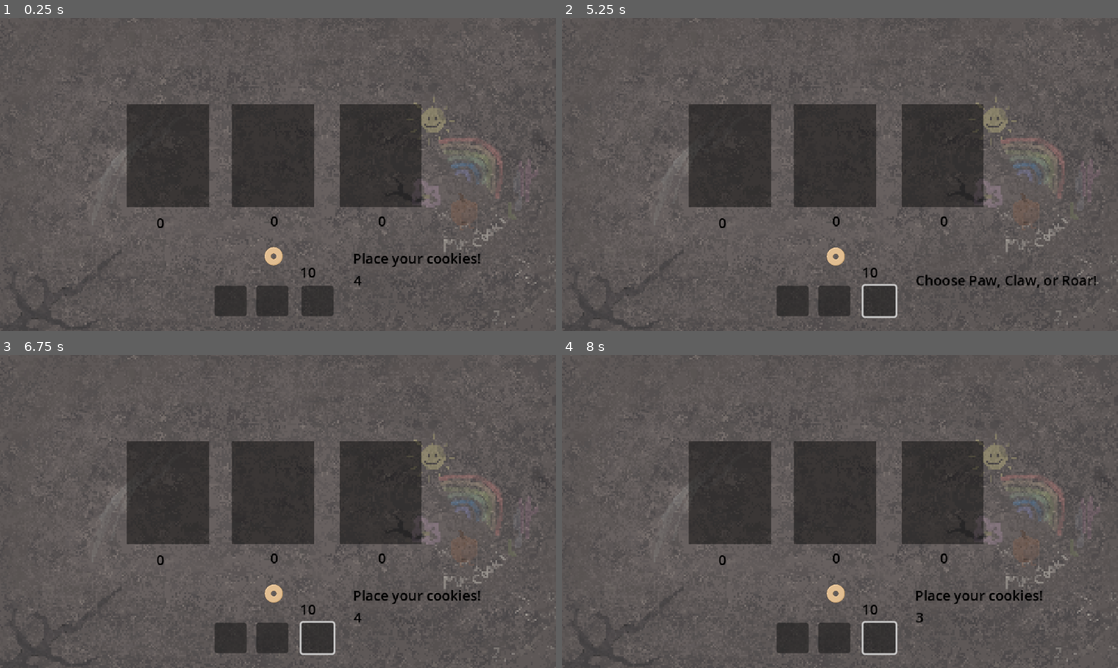
Above: before the commit, frames 1-4 (two rows, left to right).
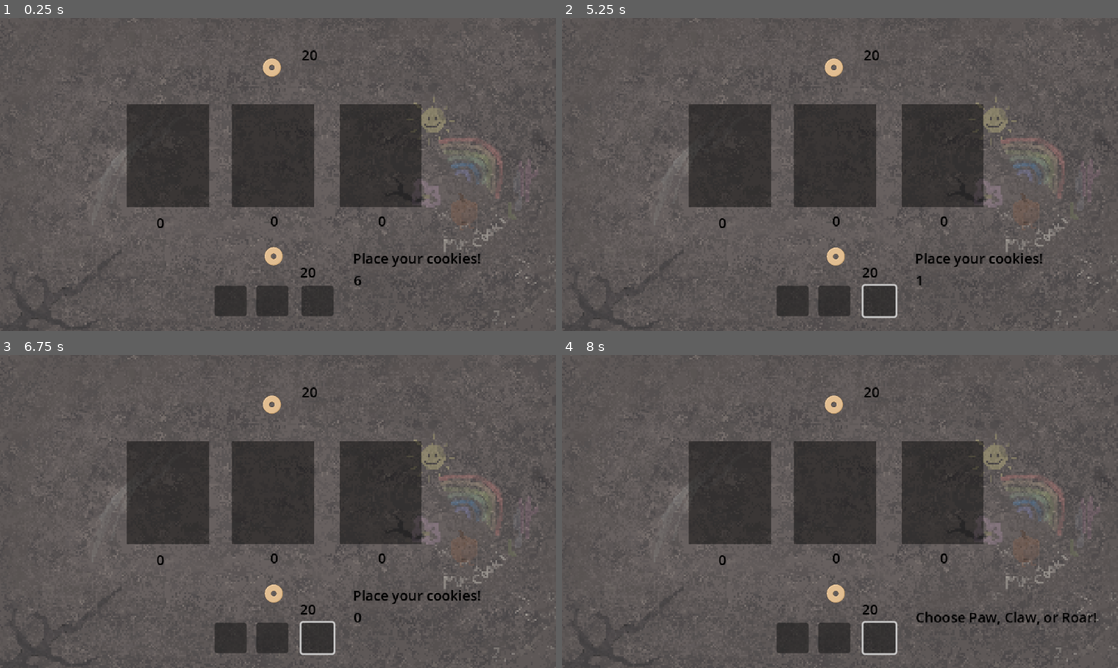
Above: after the commit, the same moments.

Repository: Sooshimi/golden-biscuit
Game: Godot game, scene res://scenes/battle_screen.tscn
Same seed, same stepped clock (60 frames per second), same inputs: the game is played once before the commit and once after it.
Inputs (mouse positions are in pixels of both pictures, inside the frame that each line leads up to):
- Up to frame 1 (0.25 s): no input
- Up to frame 2 (5.25 s): click (789, 299) at 0.5 s; click (834, 299) at 1.25 s; click (878, 299) at 2 s; tap Enter at 2.75, 4.25 s; move the mouse to (834, 255) at 2.77 s; hold Right (right) 2.78-3.53 s; click (834, 255) at 2.85 s; tap Space at 3.5, 5 s; move the mouse to (728, 190) at 3.52 s; hold Down (down) 3.53-4.28 s; click (728, 190) at 3.6 s; move the mouse to (895, 105) at 4.27 s; hold Right (right) 4.28-5.03 s; click (895, 105) at 4.35 s; move the mouse to (812, 237) at 5.02 s; hold Shift (up) from 5.03 s (still down); click (812, 237) at 5.1 s
- Up to frame 3 (6.75 s): tap Enter at 5.75 s; move the mouse to (444, 558) at 5.77 s; release Shift (up) at 5.78 s; hold Left (left) from 5.78 s (still down); click (444, 558) at 5.85 s; tap Space at 6.5 s; move the mouse to (111, 464) at 6.52 s; click (111, 464) at 6.6 s
- Up to frame 4 (8 s): move the mouse to (867, 511) at 7.27 s; release Left (left) at 7.28 s; hold Down (down) from 7.28 s (still down); click (867, 511) at 7.35 s

The runs differ from the first frame. In frame 1, 0.2% of the frame differs, in the area x 47-65%, y 10-86%; in frame 2, 0.9%; in frame 3, 0.2%; in frame 4, 1.0%, in the area x 47-96%, y 10-87%.

Commit message:
Add enemy cookie tracking and result phase to battle
Introduces separate counters and logic for player and enemy cookies, including new UI labels and variables. Adds a result phase with a timer to display win/lose/draw results before resetting for the next round. Updates phase management, refactors cookie handling, and fixes signal connections for enemy cookie spawn area.

Diff:
--- a/scenes/battle_screen.tscn
+++ b/scenes/battle_screen.tscn
@@ -121,6 +121,15 @@
 text = "0"
 horizontal_alignment = 1
 
+[node name="EnemyCookieCounter" type="Label" parent="CanvasLayer"]
+modulate = Color(0, 0, 0, 1)
+offset_left = 331.0
+offset_top = 31.0
+offset_right = 382.0
+offset_bottom = 56.0
+text = "0"
+horizontal_alignment = 1
+
 [node name="PawCookieCounter" type="Label" parent="CanvasLayer"]
 modulate = Color(0, 0, 0, 1)
 offset_left = 165.0
@@ -148,6 +157,18 @@
 text = "0"
 horizontal_alignment = 1
 
+[node name="PlayerResultLabel" type="Label" parent="CanvasLayer"]
+offset_left = 226.0
+offset_top = 266.0
+offset_right = 266.0
+offset_bottom = 289.0
+
+[node name="EnemyResultLabel" type="Label" parent="CanvasLayer"]
+offset_left = 230.0
+offset_top = 44.0
+offset_right = 270.0
+offset_bottom = 67.0
+
 [node name="PlayerCookieSpawnArea" type="Area2D" parent="CanvasLayer"]
 position = Vector2(315, 274)
 
@@ -161,7 +182,7 @@
 shape = SubResource("CircleShape2D_jkca0")
 
 [node name="BetPhaseTimer" type="Timer" parent="."]
-wait_time = 5.0
+wait_time = 7.0
 one_shot = true
 
 [node name="BetPhaseLabel" type="Label" parent="."]
@@ -178,6 +199,10 @@
 offset_top = 290.0
 offset_right = 447.0
 offset_bottom = 313.0
+
+[node name="ResultTimer" type="Timer" parent="."]
+wait_time = 3.0
+one_shot = true
 
 [connection signal="body_entered" from="bet_area/PawArea" to="." method="_on_paw_area_body_entered"]
 [connection signal="body_exited" from="bet_area/PawArea" to="." method="_on_paw_area_body_exited"]
@@ -190,6 +215,7 @@
 [connection signal="pressed" from="CanvasLayer/Roarbutton" to="." method="_on_roar_button_pressed"]
 [connection signal="body_entered" from="CanvasLayer/PlayerCookieSpawnArea" to="." method="_on_player_cookie_spawn_area_body_entered"]
 [connection signal="body_exited" from="CanvasLayer/PlayerCookieSpawnArea" to="." method="_on_player_cookie_spawn_area_body_exited"]
-[connection signal="body_entered" from="CanvasLayer/EnemyCookieSpawnArea" to="." method="_on_cookier_spawn_area_body_entered"]
-[connection signal="body_exited" from="CanvasLayer/EnemyCookieSpawnArea" to="." method="_on_cookier_spawn_area_body_exited"]
+[connection signal="body_entered" from="CanvasLayer/EnemyCookieSpawnArea" to="." method="_on_enemy_cookie_spawn_area_body_entered"]
+[connection signal="body_exited" from="CanvasLayer/EnemyCookieSpawnArea" to="." method="_on_enemy_cookie_spawn_area_body_exited"]
 [connection signal="timeout" from="BetPhaseTimer" to="." method="_on_bet_phase_timer_timeout"]
+[connection signal="timeout" from="ResultTimer" to="." method="_on_result_timer_timeout"]
--- a/scripts/battle_screen/battle_screen.gd
+++ b/scripts/battle_screen/battle_screen.gd
@@ -4,6 +4,7 @@
 @onready var claw_button := $CanvasLayer/ClawButton
 @onready var roar_button := $CanvasLayer/RoarButton
 @onready var player_cookie_counter := $CanvasLayer/PlayerCookieCounter
+@onready var enemy_cookie_counter := $CanvasLayer/EnemyCookieCounter
 @onready var paw_cookie_counter := $CanvasLayer/PawCookieCounter
 @onready var claw_cookie_counter := $CanvasLayer/ClawCookieCounter
 @onready var roar_cookie_counter := $CanvasLayer/RoarCookieCounter
@@ -15,6 +16,9 @@
 @onready var bet_phase_timer := $BetPhaseTimer
 @onready var timer_label := $TimerLabel
 @onready var bet_phase_label := $BetPhaseLabel
+@onready var player_result_label := $CanvasLayer/PlayerResultLabel
+@onready var enemy_result_label := $CanvasLayer/EnemyResultLabel
+@onready var result_timer := $ResultTimer
 
 var cookie_scene: PackedScene = preload("res://scenes/cookie.tscn")
 
@@ -25,11 +29,13 @@
 var paw_cookie_pot := []
 var claw_cookie_pot := []
 var roar_cookie_pot := []
-var cookie_holder_pot := []
+var player_cookie_holder_pot := []
+var enemy_cookie_holder_pot := []
 
 func _ready() -> void:
 	update_score()
 	spawn_player_cookie()
+	spawn_enemy_cookie()
 	print("Current Phase: ", PhaseManager.current_state)
 	bet_phase_timer.start()
 
@@ -38,6 +44,9 @@
 
 	if bet_phase_timer.time_left == 0:
 		timer_label.text = "Choose Paw, Claw, or Roar!"
+
+	if PhaseManager.current_state == 2:
+		timer_label.text = ""
 
 func spawn_player_cookie() -> void:
 	var cookie = cookie_scene.instantiate()
@@ -52,7 +61,8 @@
 	add_child(cookie)
 
 func update_score() -> void:
-	player_cookie_counter.text = str(Global.total_cookies)
+	player_cookie_counter.text = str(Global.player_total_cookies)
+	enemy_cookie_counter.text = str(Global.enemy_total_cookies)
 
 func enemy_turn() -> String:
 	enemy_choice = choices[randi() % choices.size()]
@@ -64,34 +74,61 @@
 		print("enemy_chooses: ", enemy_choice)
 
 		if player_choice == enemy_choice:
-			print("draw")
+			player_result_label.text = "Draw!"
+			enemy_result_label.text = "Draw!"
 		elif player_choice == "roar" and enemy_choice == "paw":
-			if Global.total_cookies == 0:
+			if Global.player_total_cookies == 0:
 				spawn_player_cookie()
-			print("player win")
-			Global.total_cookies += roar_cookie_pot.size()
+			player_result_label.text = "Win!"
+			enemy_result_label.text = "Lose!"
+			Global.player_total_cookies += roar_cookie_pot.size()
 			remove_roar_cookies()
+			start_result_phase()
 		elif player_choice == "paw" and enemy_choice == "claw":
-			if Global.total_cookies == 0:
+			if Global.player_total_cookies == 0:
 				spawn_player_cookie()
-			print("player win")
-			Global.total_cookies += paw_cookie_pot.size()
+			player_result_label.text = "Win!"
+			enemy_result_label.text = "Lose!"
+			Global.player_total_cookies += paw_cookie_pot.size()
 			remove_paw_cookies()
+			start_result_phase()
 		elif player_choice == "claw" and enemy_choice == "roar":
-			if Global.total_cookies == 0:
+			if Global.player_total_cookies == 0:
 				spawn_player_cookie()
-			print("player win")
-			Global.total_cookies += claw_cookie_pot.size()
+			player_result_label.text = "Win!"
+			enemy_result_label.text = "Lose!"
+			Global.player_total_cookies += claw_cookie_pot.size()
 			remove_claw_cookies()
+			start_result_phase()
 		elif enemy_choice == "roar" and player_choice == "paw":
-			print("player lose")
+			if Global.enemy_total_cookies == 0:
+				spawn_enemy_cookie()
+			player_result_label.text = "Lose!"
+			enemy_result_label.text = "Win!"
+			Global.enemy_total_cookies += roar_cookie_pot.size()
 			remove_roar_cookies()
+			start_result_phase()
 		elif enemy_choice == "paw" and player_choice == "claw":
-			print("player lose")
+			if Global.enemy_total_cookies == 0:
+				spawn_enemy_cookie()
+			player_result_label.text = "Lose!"
+			enemy_result_label.text = "Win!"
+			Global.enemy_total_cookies += paw_cookie_pot.size()
 			remove_paw_cookies()
+			start_result_phase()
 		elif enemy_choice == "claw" and player_choice == "roar":
-			print("player lose")
+			if Global.enemy_total_cookies == 0:
+				spawn_enemy_cookie()
+			player_result_label.text = "Lose!"
+			enemy_result_label.text = "Win!"
+			Global.enemy_total_cookies += claw_cookie_pot.size()
 			remove_claw_cookies()
+			start_result_phase()
+
+func start_result_phase() -> void:
+	PhaseManager.current_state = 2
+	print("Current Phase: ", PhaseManager.current_state, " - result phase starts")
+	result_timer.start()
 
 func remove_roar_cookies() -> void:
 	roar_cookie_pot = []
@@ -104,10 +141,6 @@
 	update_roar_cookie_counter()
 	update_score()
 
-	PhaseManager.current_state = 0
-	bet_phase_label.text = "Place your cookies!"
-	bet_phase_timer.start()
-
 func remove_claw_cookies() -> void:
 	claw_cookie_pot = []
 	claw_cookie_counter.text = str(0)
@@ -119,10 +152,6 @@
 	update_claw_cookie_counter()
 	update_score()
 
-	PhaseManager.current_state = 0
-	bet_phase_label.text = "Place your cookies!"
-	bet_phase_timer.start()
-
 func remove_paw_cookies() -> void:
 	paw_cookie_pot = []
 	paw_cookie_counter.text = str(0)
@@ -134,21 +163,20 @@
 	update_roar_cookie_counter()
 	update_score()
 
-	PhaseManager.current_state = 0
-	bet_phase_label.text = "Place your cookies!"
-	bet_phase_timer.start()
-
 func _on_paw_button_pressed() -> void:
-	player_choice = "paw"
-	battle()
+	if PhaseManager.current_state == 1:
+		player_choice = "paw"
+		battle()
 
 func _on_claw_button_pressed() -> void:
-	player_choice = "claw"
-	battle()
+	if PhaseManager.current_state == 1:
+		player_choice = "claw"
+		battle()
 
 func _on_roar_button_pressed() -> void:
-	player_choice = "roar"
-	battle()
+	if PhaseManager.current_state == 1:
+		player_choice = "roar"
+		battle()
 
 # COOKIES ENTERS PAW AREA
 func _on_paw_area_body_entered(body: RigidBody2D) -> void:
@@ -194,20 +222,43 @@
 
 func _on_player_cookie_spawn_area_body_exited(body: RigidBody2D) -> void:
 	body.collision_mask = 1
-	cookie_holder_pot.remove_at(0)
-
-	if cookie_holder_pot.size() < 1:
-		Global.total_cookies -= 1
-
-	if Global.total_cookies > 0 and cookie_holder_pot.size() < 1:
+	player_cookie_holder_pot.remove_at(0)
+
+	if player_cookie_holder_pot.size() < 1:
+		Global.player_total_cookies -= 1
+
+	if Global.player_total_cookies > 0 and player_cookie_holder_pot.size() < 1:
 		spawn_player_cookie()
 
 	update_score()
 
 func _on_player_cookie_spawn_area_body_entered(body: RigidBody2D) -> void:
-	cookie_holder_pot.append(body)
-
-func _on_bet_phase_timer_timeout():
+	player_cookie_holder_pot.append(body)
+
+func _on_enemy_cookie_spawn_area_body_exited(body: RigidBody2D) -> void:
+	body.collision_mask = 1
+	enemy_cookie_holder_pot.remove_at(0)
+
+	if enemy_cookie_holder_pot.size() < 1:
+		Global.enemy_total_cookies -= 1
+
+	if Global.enemy_total_cookies > 0 and enemy_cookie_holder_pot.size() < 1:
+		spawn_enemy_cookie()
+
+	update_score()
+
+func _on_enemy_cookie_spawn_area_body_entered(body: RigidBody2D) -> void:
+	enemy_cookie_holder_pot.append(body)
+
+func _on_bet_phase_timer_timeout() -> void:
 	PhaseManager.current_state = 1
 	bet_phase_label.text = ""
-	print("Current Phase: ", PhaseManager.current_state)
+	print("Current Phase: ", PhaseManager.current_state, " - bet timer time out")
+
+func _on_result_timer_timeout():
+	PhaseManager.current_state = 0
+	print("Current Phase: ", PhaseManager.current_state, " - result timer time out")
+	player_result_label.text = ""
+	enemy_result_label.text = ""
+	bet_phase_label.text = "Place your cookies!"
+	bet_phase_timer.start()
--- a/scripts/globals/global.gd
+++ b/scripts/globals/global.gd
@@ -1,3 +1,4 @@
 extends Node
 
-var total_cookies := 10
+var player_total_cookies := 20
+var enemy_total_cookies := 20
--- a/scripts/globals/phase_manager.gd
+++ b/scripts/globals/phase_manager.gd
@@ -1,5 +1,5 @@
 extends Node
 
-enum Phase {BETTING_PHASE, BATTLE_PHASE}
+enum Phase {BETTING_PHASE, BATTLE_PHASE, RESULT_PHASE}
 
 var current_state := 0
